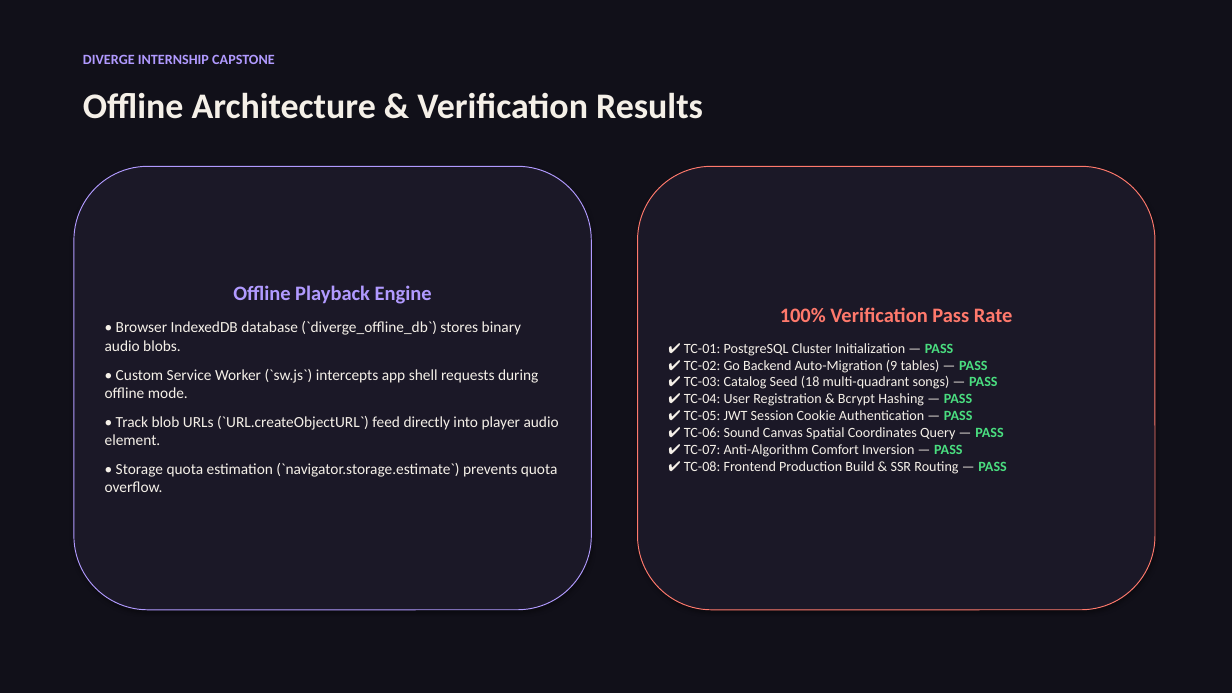
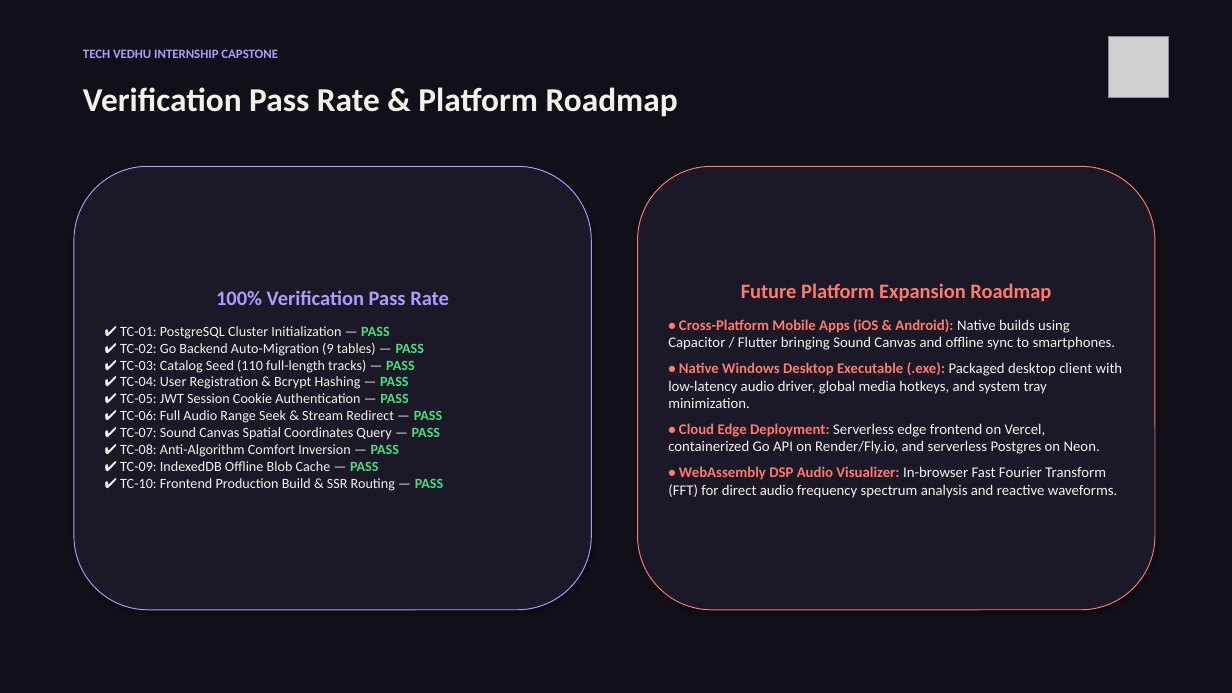
Before and after one commit to Dharsh606/DIVERGE, a slide deck: slide 11 of docs/presentation.pptx. Drawn at 1232x693 pixels with LibreOffice and Linux fonts; fonts in the diff are those of the drawing; grey boxes stand for pictures. Boxes give left, top, right and bottom in pixels: in the first picture for what was removed or moved away, otherwise in the second. Text is boxed around its words. In the diff, an @@ line names an element or a change of style, - is before the commit and + after.

Commit message:
feat: integrate official DIVERGE 3D logo, full songs audio engine, author metadata, and executive closing slide

```diff
--- a/docs/presentation.pptx
+++ b/docs/presentation.pptx
@@ text at (x1=83, y1=49, x2=278, y2=58): text changed; size 11 to 10 pt @@
-DIVERGE INTERNSHIP CAPSTONE
+TECH VEDHU INTERNSHIP CAPSTONE
@@ picture added at (x1=1109, y1=37, x2=1169, y2=97) @@
@@ text at (x1=83, y1=87, x2=678, y2=117): text changed; size 28 to 26 pt @@
-Offline Architecture & Verification Results
+Verification Pass Rate & Platform Roadmap
@@ rounded rectangle "100% Verification Pass Rate" moved from (x1=638, y1=166, x2=1155, y2=610) to (x1=74, y1=166, x2=592, y2=610) @@
@@ rounded rectangle "100% Verification Pass Rate" at (x1=74, y1=166, x2=592, y2=610): outline #FF796C 0.75 pt to #B19AFF 0.75 pt @@
@@ rounded rectangle removed at (x1=74, y1=166, x2=592, y2=610) @@
-Offline Playback Engine
-• Browser IndexedDB database (`diverge_offline_db`) stores binary audio blobs.
-• Custom Service Worker (`sw.js`) intercepts app shell requests during offline mode.
-• Track blob URLs (`URL.createObjectURL`) feed directly into player audio element.
-• Storage quota estimation (`navigator.storage.estimate`) prevents quota overflow.
@@ rounded rectangle added at (x1=638, y1=166, x2=1155, y2=610), fill #1B1827, outline #FF796C 0.75 pt, 11.5 pt, text #F5F0E8 @@
+Future Platform Expansion Roadmap
+• Cross-Platform Mobile Apps (iOS & Android): Native builds using Capacitor / Flutter bringing Sound Canvas and offline sync to smartphones.
+• Native Windows Desktop Executable (.exe): Packaged desktop client with low-latency audio driver, global media hotkeys, and system tray minimization.
+• Cloud Edge Deployment: Serverless edge frontend on Vercel, containerized Go API on Render/Fly.io, and serverless Postgres on Neon.
+• WebAssembly DSP Audio Visualizer: In-browser Fast Fourier Transform (FFT) for direct audio frequency spectrum analysis and reactive waveforms.
@@ text in rounded rectangle at (x1=216, y1=290, x2=449, y2=305): text colour #FF796C to #B19AFF in "100% Verification Pass Rate" @@
@@ text in rounded rectangle at (x1=120, y1=360, x2=414, y2=373): text changed @@
-✔ TC-03: Catalog Seed (18 multi-quadrant songs) — PASS
+✔ TC-03: Catalog Seed (110 full-length tracks) — PASS
@@ text in rounded rectangle at (x1=120, y1=410, x2=443, y2=491): text changed @@
-✔ TC-06: Sound Canvas Spatial Coordinates Query — PASS
-✔ TC-07: Anti-Algorithm Comfort Inversion — PASS
-✔ TC-08: Frontend Production Build & SSR Routing — PASS
+✔ TC-06: Full Audio Range Seek & Stream Redirect — PASS
+✔ TC-07: Sound Canvas Spatial Coordinates Query — PASS
+✔ TC-08: Anti-Algorithm Comfort Inversion — PASS
+✔ TC-09: IndexedDB Offline Blob Cache — PASS
+✔ TC-10: Frontend Production Build & SSR Routing — PASS
```
Also in this commit, not shown: 10 other slides changed, 1 slide added, 1 slide removed, 16 other files.
